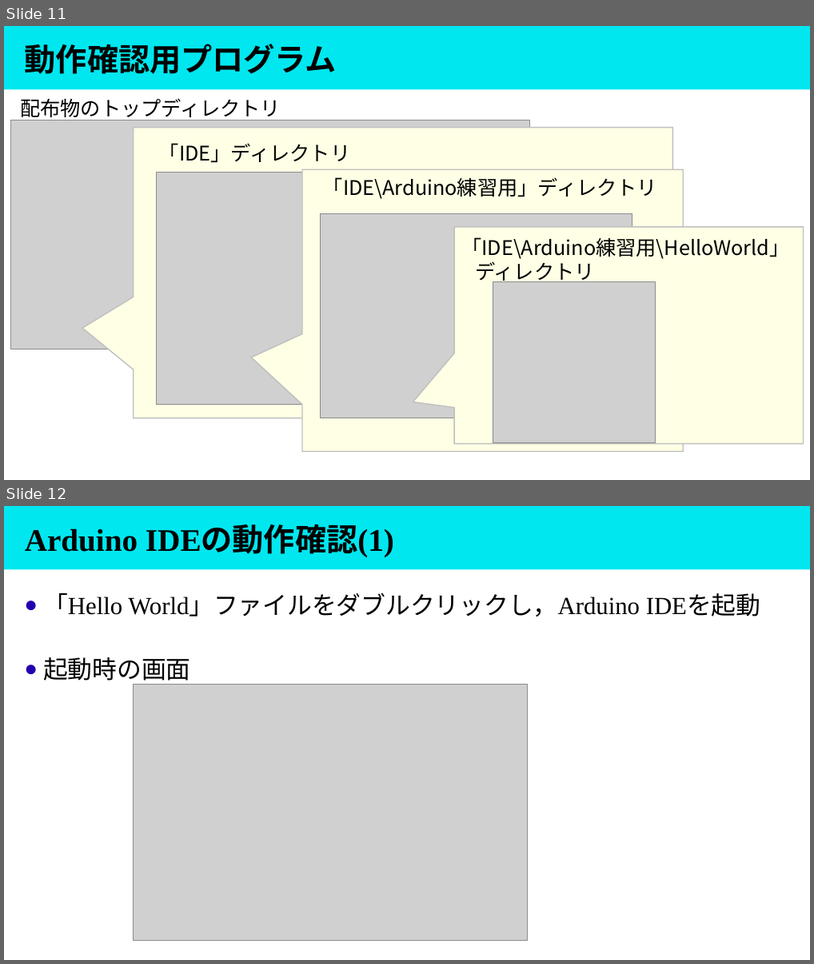
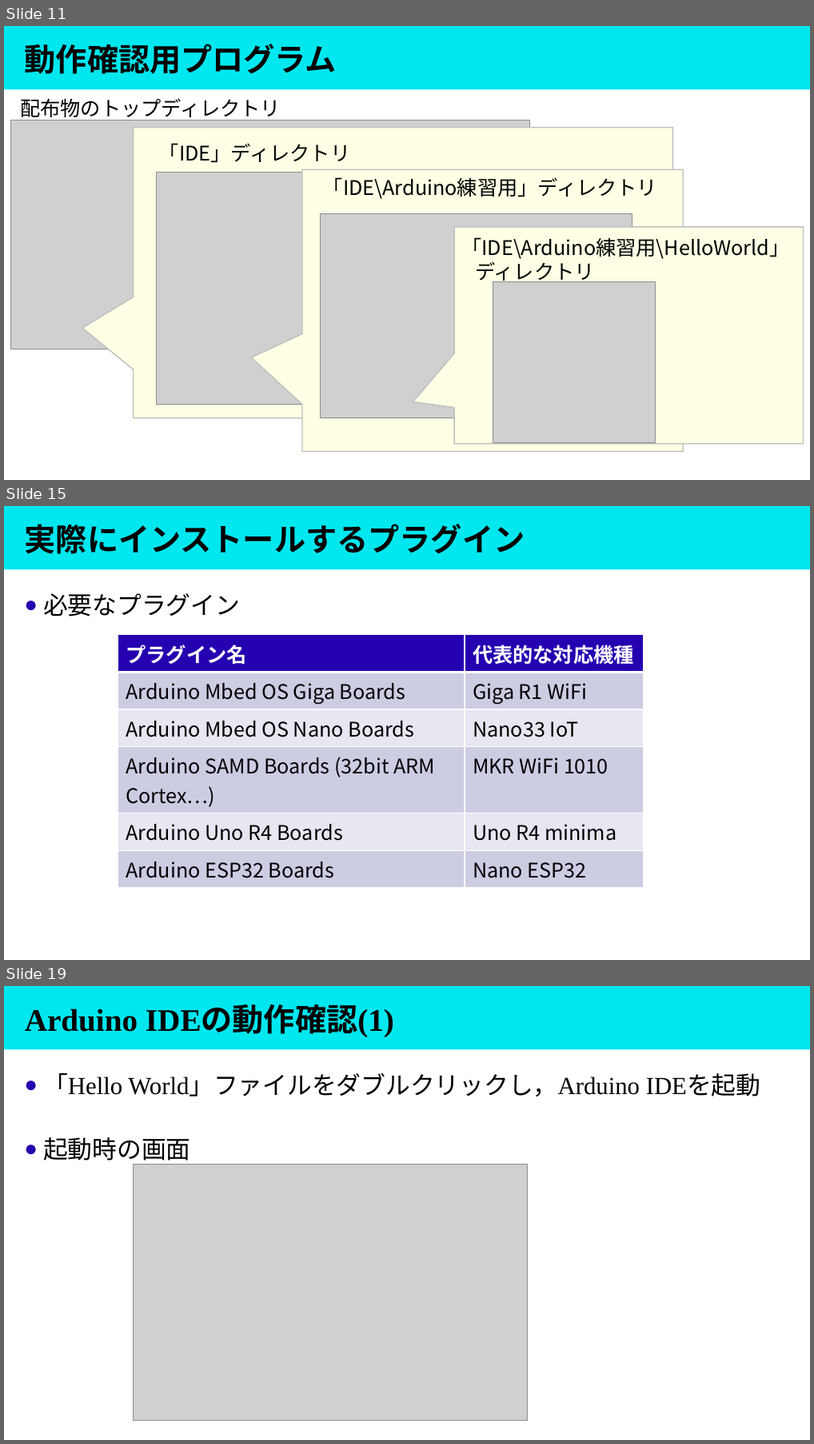
Before and after one commit to masaaki-noro/Gen_arduino_mqtt, a slide deck: Doc/Presentation/講義形式/④環境構築の続きと動作確認.pptx. Shown one above the other, each under a label of ours: slides 11 and 12 before the commit, slides 11, 15 and 19 after it; the slides between them are not shown. The pictures are 814x964 and 814x1444 pixels, drawn with LibreOffice and Linux fonts; fonts in the diff are those of the drawing; grey boxes stand for pictures. Boxes give left, top, right and bottom in pixels: in the first picture for what was removed or moved away, otherwise in the second. Text is boxed around its words. In the diff, an @@ line names an element or a change of style, - is before the commit and + after.

Commit message:
update Arduino IDE plugin.
add description about Arduino IDE.

```diff
--- a/Doc/Presentation/講義形式/④環境構築の続きと動作確認.pptx
+++ b/Doc/Presentation/講義形式/④環境構築の続きと動作確認.pptx
@@ slide 15 added at (x1=4, y1=506, x2=810, y2=960), background #FFFFFF; not listed: 1 template element that a slide beside it also shows @@
@@ title added at (x1=25, y1=524, x2=526, y2=554), 28 pt, text #000000, bold @@
+実際にインストールするプラグイン
@@ text added at (x1=43, y1=593, x2=240, y2=616), 22 pt, text #000000 @@
+● 必要なプラグイン
@@ table added at (x1=118, y1=635, x2=643, y2=881), 6 rows, 2 columns @@
+プラグイン名 | 代表的な対応機種
+Arduino Mbed OS Giga Boards | Giga R1 WiFi
+Arduino Mbed OS Nano Boards | Nano33 IoT
+Arduino SAMD Boards (32bit ARM Cortex…) | MKR WiFi 1010
+Arduino Uno R4 Boards | Uno R4 minima
+Arduino ESP32 Boards | Nano ESP32
@@ what was slide 12 is now slide 19 @@
```
Also in this commit, not shown: 2 slides changed, 6 other slides added.
